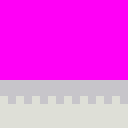
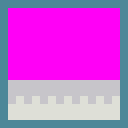
The second 128 × 128 image is a revision of the first. Changes to its layers:
added layer "Layer 7" above "Layer 6" over 0, 0, 128, 128
